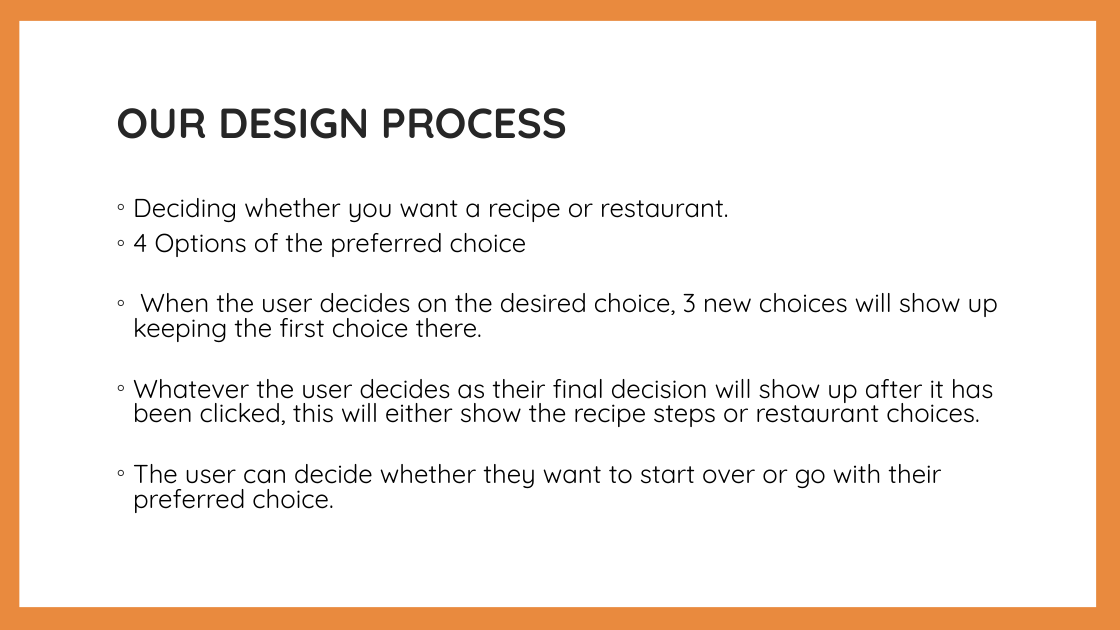
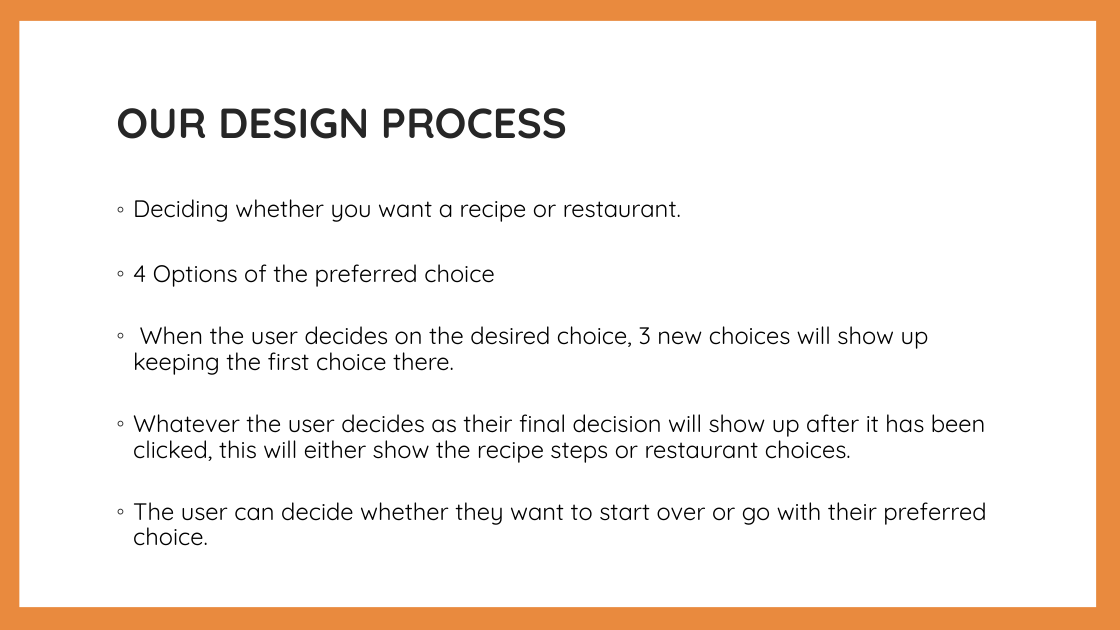
Before and after one commit to MG1982/eatUp, a slide deck: slide 5 of assets/powerpoint/eatUP Powerpoint.pptx. Drawn at 1120x630 pixels with LibreOffice and Linux fonts; fonts in the diff are those of the drawing. Boxes give left, top, right and bottom in pixels: in the first picture for what was removed or moved away, otherwise in the second. Text is boxed around its words. In the diff, an @@ line names an element or a change of style, - is before the commit and + after.

```diff
--- a/assets/powerpoint/eatUP Powerpoint.pptx
+++ b/assets/powerpoint/eatUP Powerpoint.pptx
@@ text "Deciding whether you want a ..." at [133, 199, 986, 546]: size 22.2 to 20.4 pt; line spacing 0.8 to 0.9 @@
```
Also in this commit, not shown: 2 other slides changed, 2 slides added, 4 slides removed.
